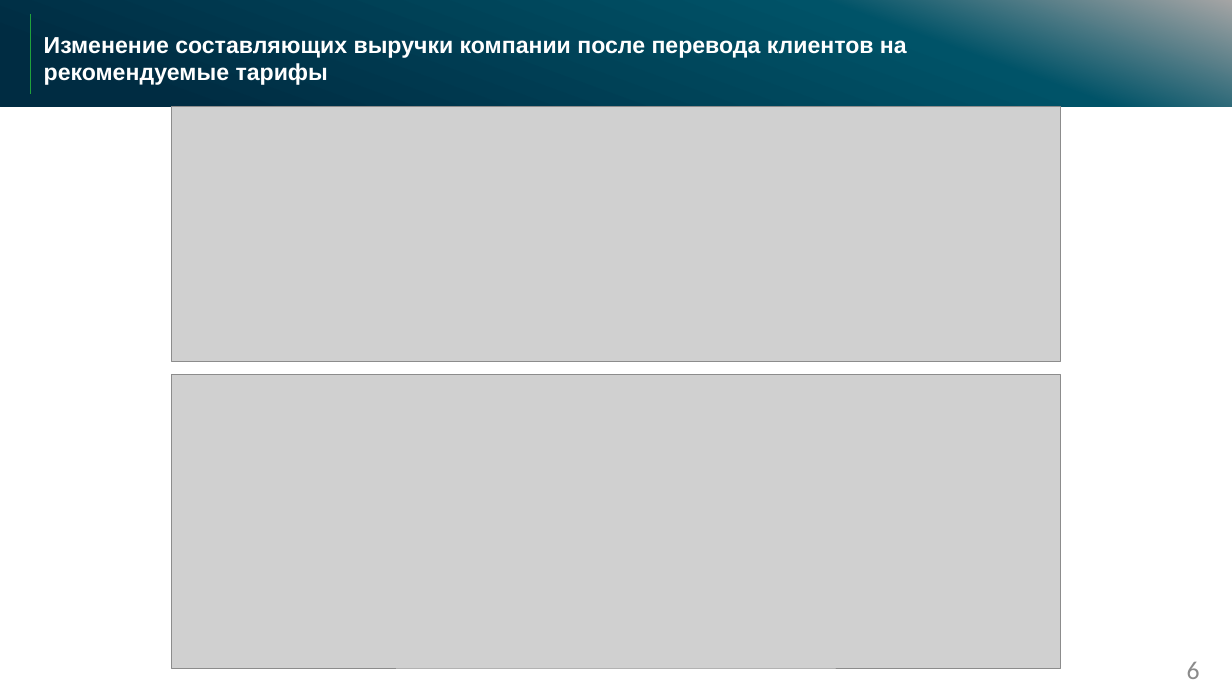
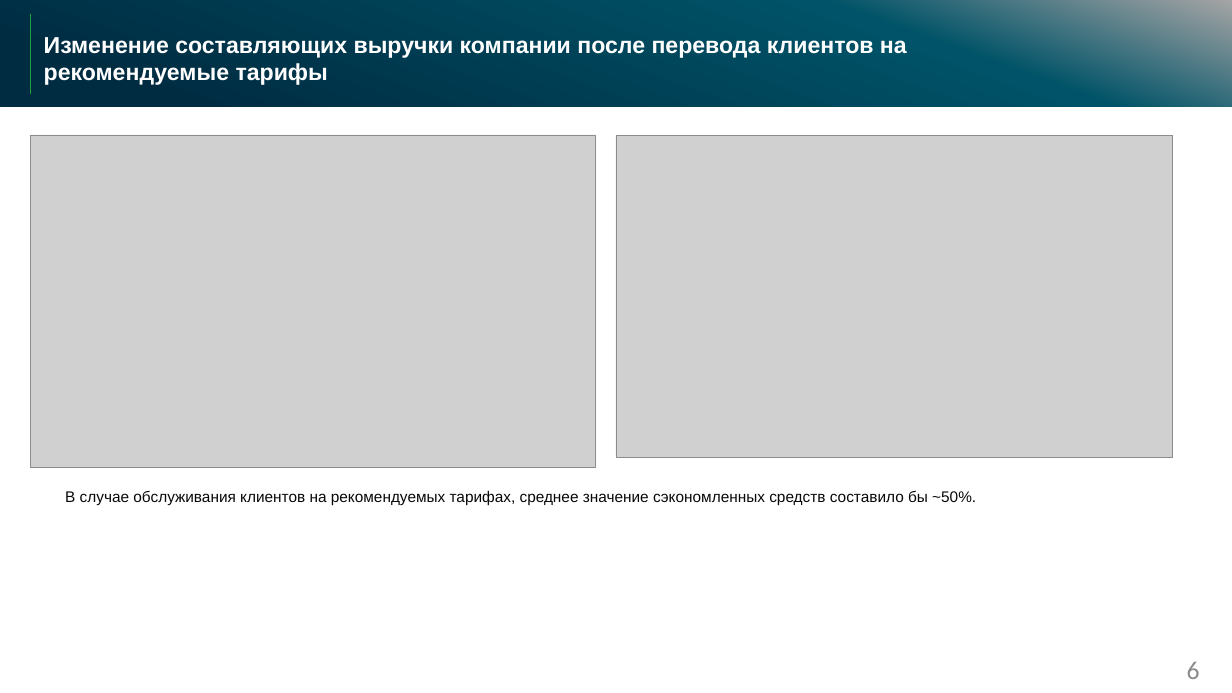
Before and after one commit to parabatareek/DataAnalyst, a slide deck: slide 6 of Projects/Project 13 - Неоптимальные тарифы/Call-центр.pptx. Drawn at 1232x693 pixels with LibreOffice and Linux fonts; fonts in the diff are those of the drawing; grey boxes stand for pictures; background and template pictures are left out. Boxes give left, top, right and bottom in pixels: in the first picture for what was removed or moved away, otherwise in the second. Text is boxed around its words. In the diff, an @@ line names an element or a change of style, - is before the commit and + after.

```diff
--- a/Projects/Project 13 - Неоптимальные тарифы/Call-центр.pptx
+++ b/Projects/Project 13 - Неоптимальные тарифы/Call-центр.pptx
@@ picture removed at (x1=172, y1=106, x2=1060, y2=362) @@
@@ picture added at (x1=30, y1=135, x2=595, y2=468) @@
@@ picture added at (x1=616, y1=135, x2=1174, y2=457) @@
@@ picture removed at (x1=172, y1=375, x2=1060, y2=668) @@
@@ text added at (x1=65, y1=490, x2=976, y2=506), 12 pt, text #080808 @@
+В случае обслуживания клиентов на рекомендуемых тарифах, среднее значение сэкономленных средств составило бы ~50%.
```
Also in this commit, not shown: 3 other slides changed, 1 slide added, 1 slide removed, 1 other file.
